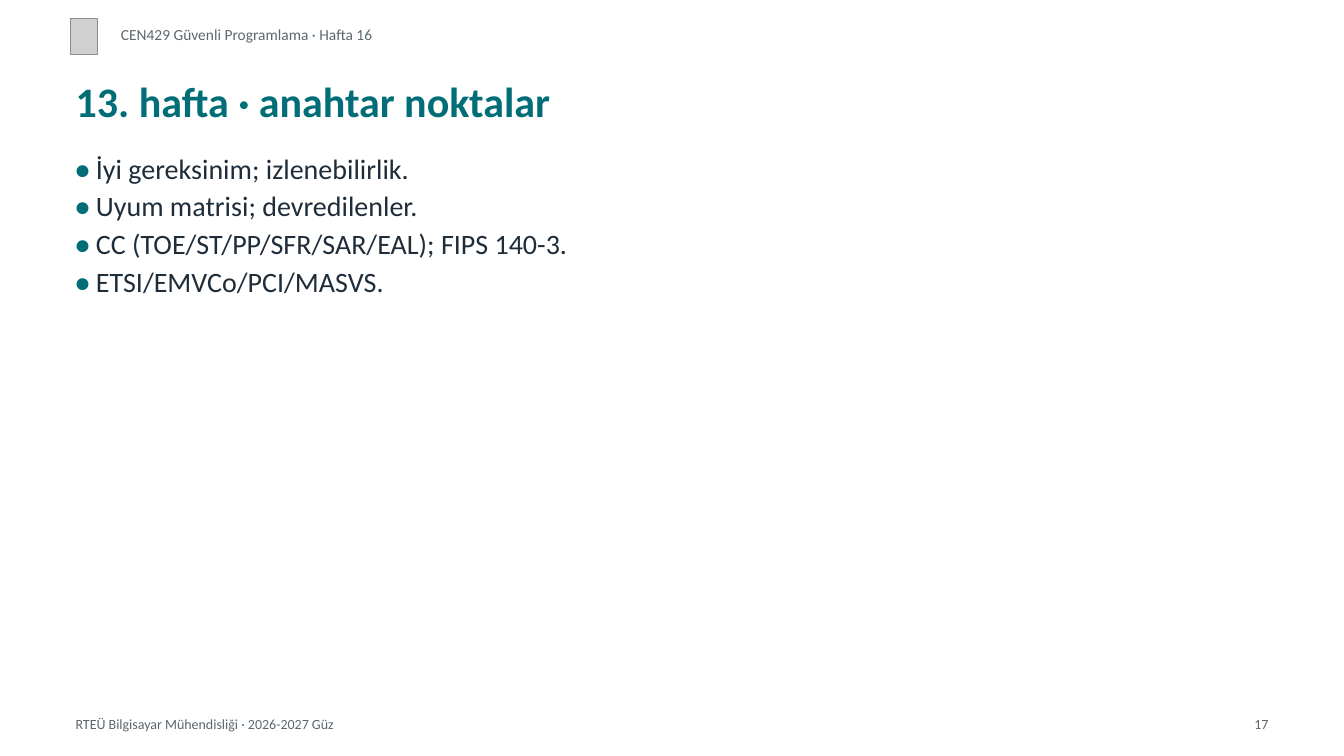
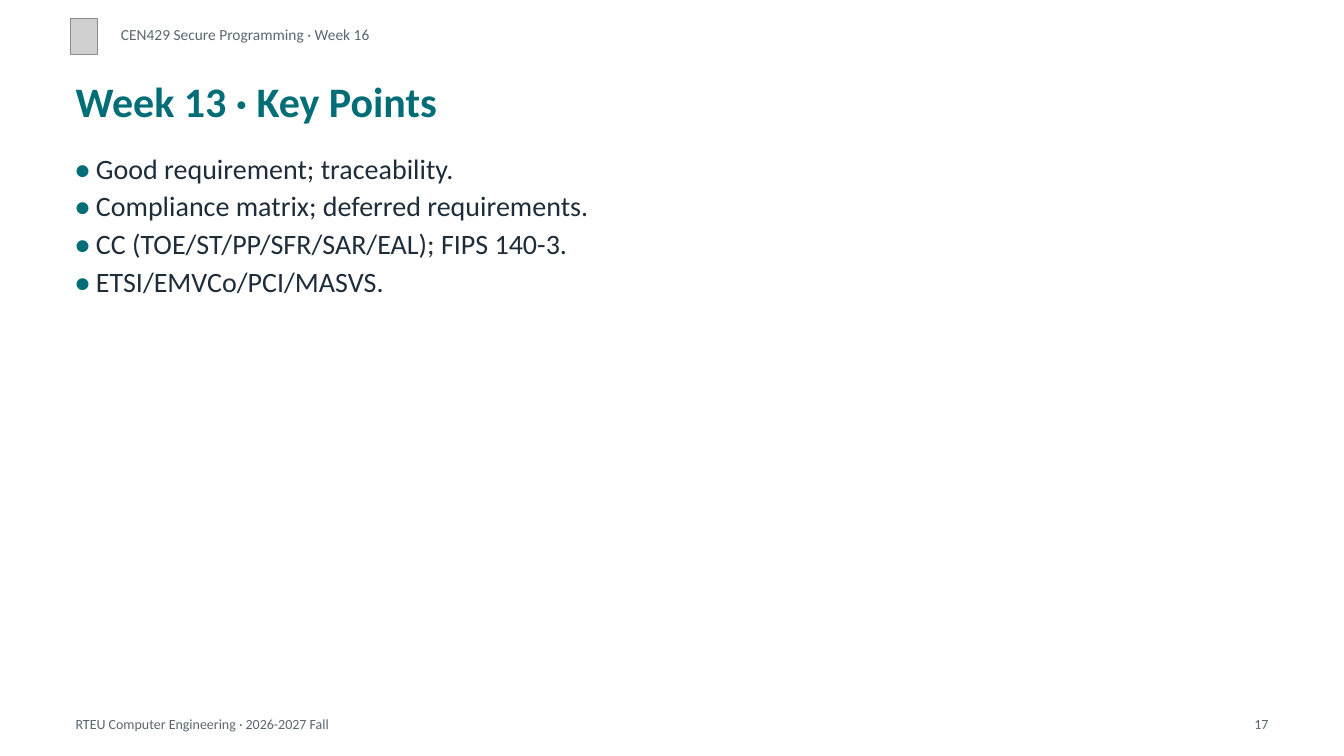
Before and after one commit to ucoruh/cen429-secure-programming, a slide deck: slide 17 of docs/week-16/cen429-week-16-sunum.en.pptx. Drawn at 1344x756 pixels with LibreOffice and Linux fonts; fonts in the diff are those of the drawing; grey boxes stand for pictures. Boxes give left, top, right and bottom in pixels: in the first picture for what was removed or moved away, otherwise in the second. Text is boxed around its words. In the diff, an @@ line names an element or a change of style, - is before the commit and + after.

```diff
--- a/docs/week-16/cen429-week-16-sunum.en.pptx
+++ b/docs/week-16/cen429-week-16-sunum.en.pptx
@@ text at <box>121,29,370,43</box>: text changed @@
-CEN429 Güvenli Programlama · Hafta 16
+CEN429 Secure Programming · Week 16
@@ text at <box>76,87,437,124</box>: text changed @@
-13. hafta · anahtar noktalar
+Week 13 · Key Points
@@ text at <box>96,159,588,221</box>: text changed @@
-• İyi gereksinim; izlenebilirlik.
-• Uyum matrisi; devredilenler.
+• Good requirement; traceability.
+• Compliance matrix; deferred requirements.
@@ text at <box>76,719,329,732</box>: text changed @@
-RTEÜ Bilgisayar Mühendisliği · 2026-2027 Güz
+RTEU Computer Engineering · 2026-2027 Fall
```
Also in this commit, not shown: 19 other slides changed, 11 slides added, 11 slides removed, 15 other files.
